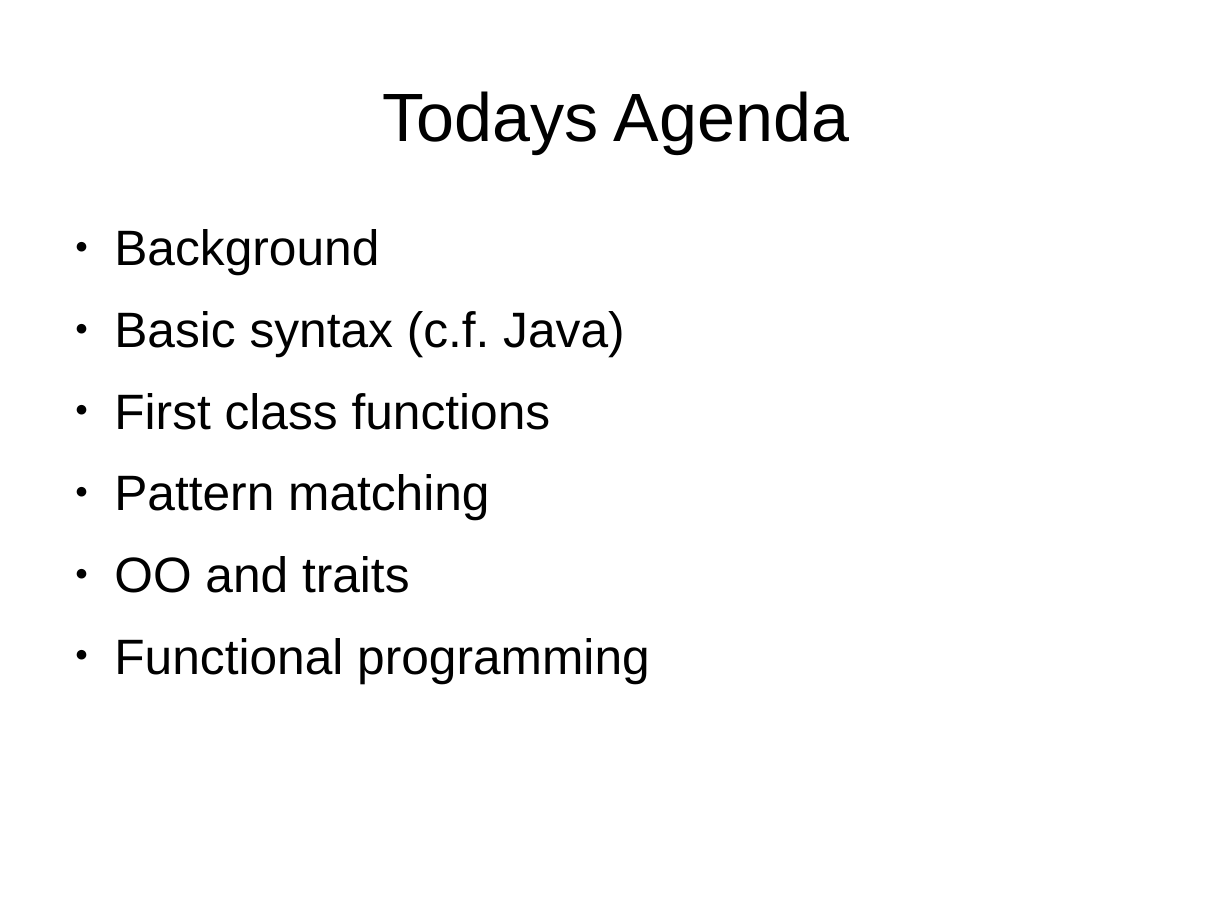
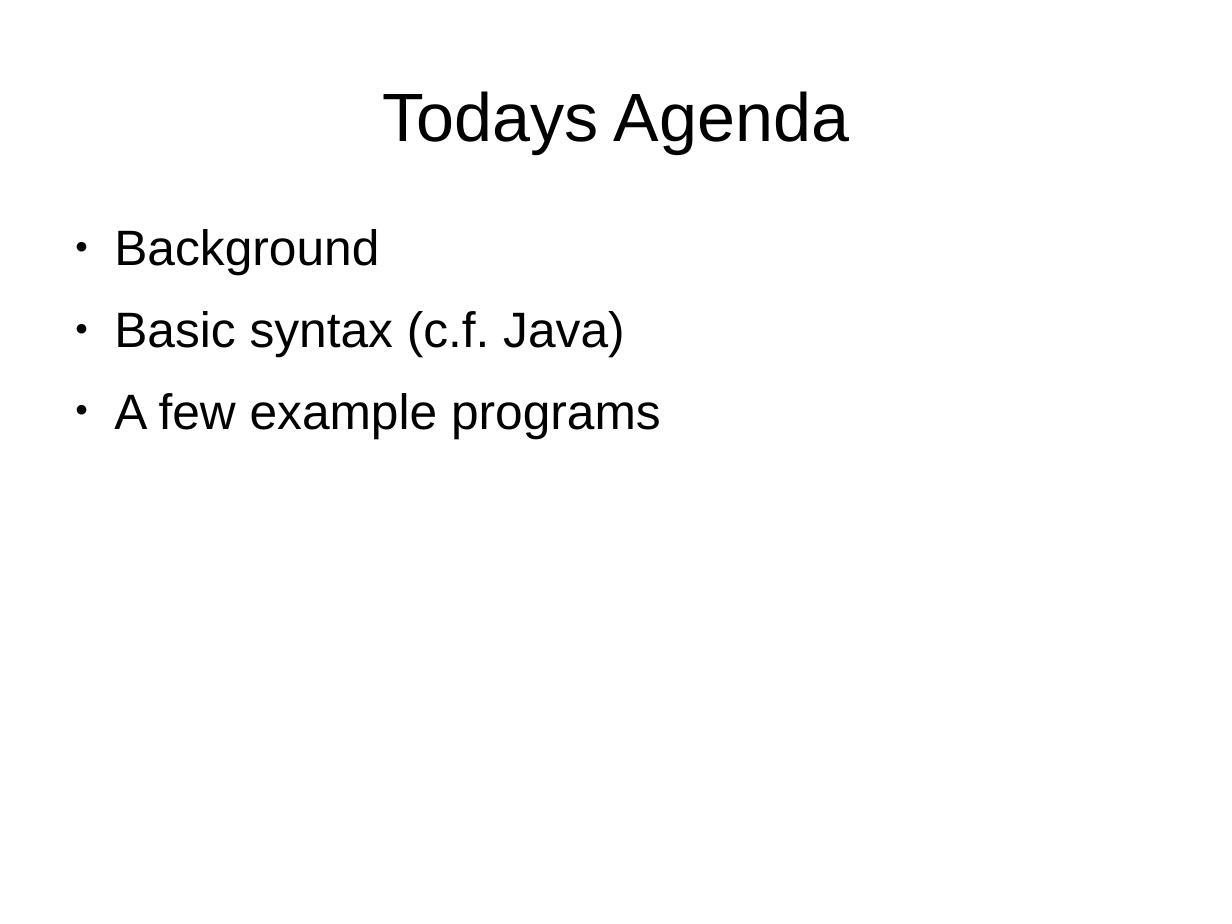
Before and after one commit to kaesler/ScalaTalk, a slide deck: slide 5 of my_slides/ScalaTalk.odp. Drawn at 1232x924 pixels with LibreOffice and Linux fonts; fonts in the diff are those of the drawing; background and template pictures are left out. Boxes give left, top, right and bottom in pixels: in the first picture for what was removed or moved away, otherwise in the second. Text is boxed around its words. In the diff, an @@ line names an element or a change of style, - is before the commit and + after.

```diff
--- a/my_slides/ScalaTalk.odp
+++ b/my_slides/ScalaTalk.odp
@@ text at (114,393,661,438): text changed @@
-● First class functions
-● Pattern matching
-● OO and traits
-● Functional programming
+● A few example programs
```
Also in this commit, not shown: 1 other slide changed, 17 other files.
